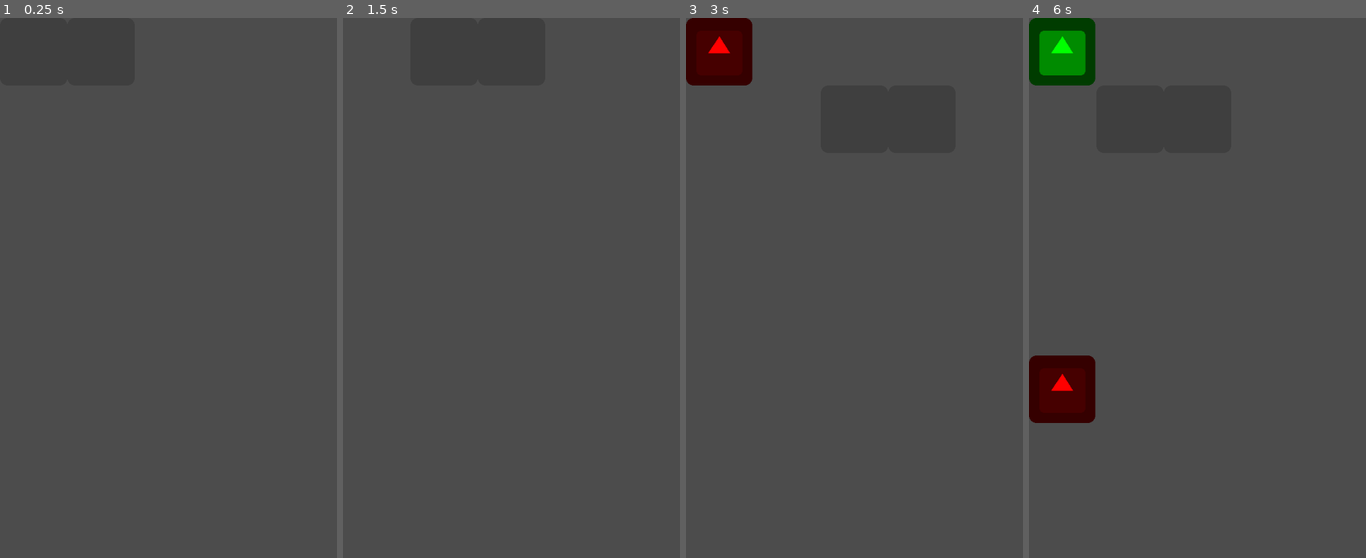
Above: before the commit, frames 1-4 (left to right).
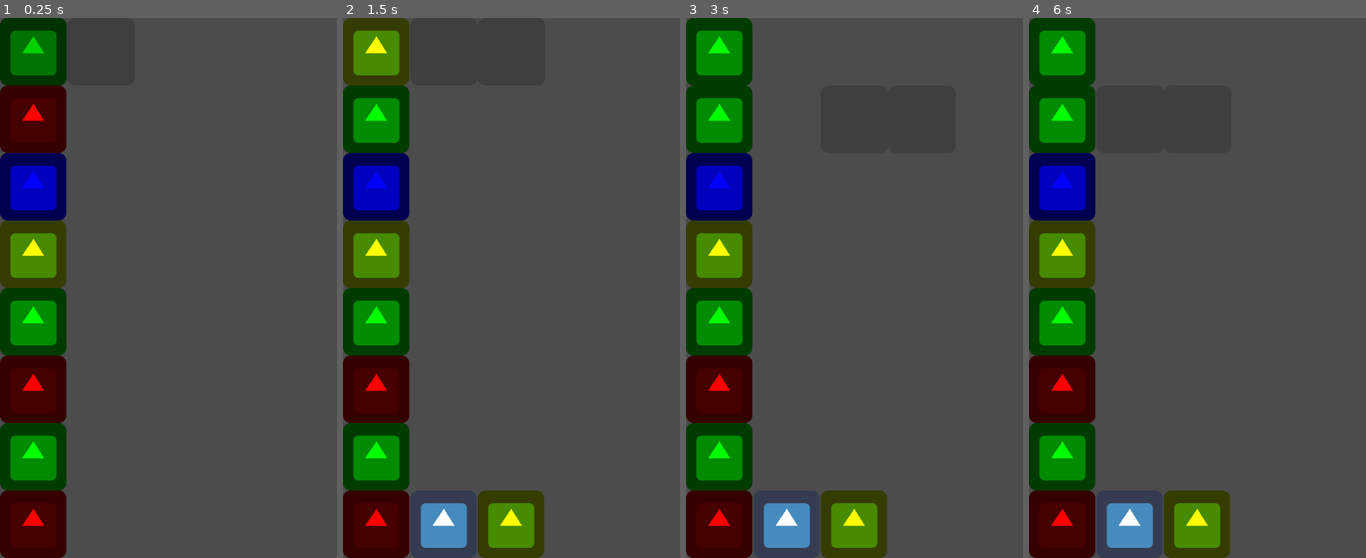
Above: after the commit, the same moments.

Repository: dalisaydavid/lineage-game-gwj24
Game: Godot game, scene res://Main.tscn
Same seed, same stepped clock (60 frames per second), same inputs: the game is played once before the commit and once after it. The engine's default icon, where the game draws it, is replaced by a stand-in: a white triangle on a blue panel in a dark square.
Inputs:
- Up to frame 1 (0.25 s): no input
- Up to frame 2 (1.5 s): hold Right (ui_right) 0.53-1.28 s; tap E (choose) at 0.6, 1.35 s; tap Enter at 1.25 s; hold Down (ui_down) from 1.28 s (still down)
- Up to frame 3 (3 s): tap Space at 2 s; release Down (ui_down) at 2.03 s; hold Right (ui_right) 2.03-2.78 s; tap E (choose) at 2.1, 2.85 s; tap Enter at 2.75 s; hold Up (ui_up) from 2.78 s (still down)
- Up to frame 4 (6 s): tap Space at 3.5, 5 s; release Up (ui_up) at 3.53 s; hold Left (ui_left) 3.53-5.03 s; tap E (choose) every 0.75 s from 3.6 to 5.85 s; tap Enter at 4.25 s; hold Down (ui_down) 5.03-5.78 s; hold Right (ui_right) from 5.78 s (still down)

The runs differ from the first frame. In frame 1, 20% of the frame differs, in the area x 0-20%, y 0-100%; in frame 2, 23%, in the area x 0-60%, y 0-100%; in frame 3, 23%; in frame 4, 18%.

Commit message:
Added different timers.

Diff:
--- a/Puzzle.tscn
+++ b/Puzzle.tscn
@@ -6,9 +6,13 @@
 script = ExtResource( 2 )
 
 [node name="TickTimer" type="Timer" parent="."]
+wait_time = 0.25
 
 [node name="DropTimer" type="Timer" parent="."]
 wait_time = 3.0
-autostart = true
+
+[node name="SpawnTimer" type="Timer" parent="."]
+wait_time = 3.0
 [connection signal="timeout" from="TickTimer" to="." method="_on_TickTimer_timeout"]
 [connection signal="timeout" from="DropTimer" to="." method="_on_DropTimer_timeout"]
+[connection signal="timeout" from="SpawnTimer" to="." method="_on_SpawnTimer_timeout"]
--- a/code/Puzzle.gd
+++ b/code/Puzzle.gd
@@ -1,7 +1,7 @@
 extends Node2D
 
 var width = 4
-var height = 5
+var height = 7
 var blocks = []
 var block_scene = load("res://Block.tscn")
 var block_chooser = null;
@@ -29,12 +29,16 @@
 #	add_block(3,2)
 #	add_block(4,2)
 
-	$TickTimer.start()
+	setup_puzzle()
 
 func setup_puzzle(number_of_blocks=20):
 	for i in range(number_of_blocks):
 		var random_block = add_random_block()
-		drop_block(random_block)
+		if can_block_move(random_block):
+			drop_block(random_block)
+
+	$TickTimer.start()
+	$SpawnTimer.start()
 
 func init(x, y):
 	width = x
@@ -71,9 +75,9 @@
 
 func add_block(x, y, color=Color.greenyellow):
 	# At position (0,0), block should be drawn at pixel (64,64)
-	if is_position_occupied(x, y):
-		print('position ', Vector2(x,y), ' is occupied. Cannot add block.')
-		return
+#	if is_position_occupied(x, y):
+#		print('position ', Vector2(x,y), ' is occupied. Cannot add block.')
+#		return
 
 	var block = block_scene.instance()
 
@@ -277,7 +281,11 @@
 	print('####             ####')
 
 func _on_TickTimer_timeout():
-
+	sort_blocks(blocks)
+
+	for block in blocks:
+		if can_block_move(block) and block.has_hit_bottom:
+			drop_block(block)
 
 	find_matches()
 
@@ -285,7 +293,14 @@
 	sort_blocks(blocks)
 
 	for block in blocks:
-		if can_block_move(block):
+		if can_block_move(block) and not block.has_hit_bottom:
 			drop_block(block)
 
+	$SpawnTimer.start()
+	$DropTimer.stop()
+
+
+func _on_SpawnTimer_timeout():
 	add_random_block()
+	$SpawnTimer.stop()
+	$DropTimer.start()
--- a/project.godot
+++ b/project.godot
@@ -26,9 +26,38 @@
 
 [input]
 
+ui_left={
+"deadzone": 0.5,
+"events": [ Object(InputEventKey,"resource_local_to_scene":false,"resource_name":"","device":0,"alt":false,"shift":false,"control":false,"meta":false,"command":false,"pressed":false,"scancode":16777231,"unicode":0,"echo":false,"script":null)
+, Object(InputEventJoypadButton,"resource_local_to_scene":false,"resource_name":"","device":0,"button_index":14,"pressure":0.0,"pressed":false,"script":null)
+, Object(InputEventKey,"resource_local_to_scene":false,"resource_name":"","device":0,"alt":false,"shift":false,"control":false,"meta":false,"command":false,"pressed":false,"scancode":65,"unicode":0,"echo":false,"script":null)
+ ]
+}
+ui_right={
+"deadzone": 0.5,
+"events": [ Object(InputEventKey,"resource_local_to_scene":false,"resource_name":"","device":0,"alt":false,"shift":false,"control":false,"meta":false,"command":false,"pressed":false,"scancode":16777233,"unicode":0,"echo":false,"script":null)
+, Object(InputEventJoypadButton,"resource_local_to_scene":false,"resource_name":"","device":0,"button_index":15,"pressure":0.0,"pressed":false,"script":null)
+, Object(InputEventKey,"resource_local_to_scene":false,"resource_name":"","device":0,"alt":false,"shift":false,"control":false,"meta":false,"command":false,"pressed":false,"scancode":68,"unicode":0,"echo":false,"script":null)
+ ]
+}
+ui_up={
+"deadzone": 0.5,
+"events": [ Object(InputEventKey,"resource_local_to_scene":false,"resource_name":"","device":0,"alt":false,"shift":false,"control":false,"meta":false,"command":false,"pressed":false,"scancode":16777232,"unicode":0,"echo":false,"script":null)
+, Object(InputEventJoypadButton,"resource_local_to_scene":false,"resource_name":"","device":0,"button_index":12,"pressure":0.0,"pressed":false,"script":null)
+, Object(InputEventKey,"resource_local_to_scene":false,"resource_name":"","device":0,"alt":false,"shift":false,"control":false,"meta":false,"command":false,"pressed":false,"scancode":87,"unicode":0,"echo":false,"script":null)
+ ]
+}
+ui_down={
+"deadzone": 0.5,
+"events": [ Object(InputEventKey,"resource_local_to_scene":false,"resource_name":"","device":0,"alt":false,"shift":false,"control":false,"meta":false,"command":false,"pressed":false,"scancode":16777234,"unicode":0,"echo":false,"script":null)
+, Object(InputEventJoypadButton,"resource_local_to_scene":false,"resource_name":"","device":0,"button_index":13,"pressure":0.0,"pressed":false,"script":null)
+, Object(InputEventKey,"resource_local_to_scene":false,"resource_name":"","device":0,"alt":false,"shift":false,"control":false,"meta":false,"command":false,"pressed":false,"scancode":83,"unicode":0,"echo":false,"script":null)
+ ]
+}
 choose={
 "deadzone": 0.5,
 "events": [ Object(InputEventKey,"resource_local_to_scene":false,"resource_name":"","device":0,"alt":false,"shift":false,"control":false,"meta":false,"command":false,"pressed":false,"scancode":69,"unicode":0,"echo":false,"script":null)
+, Object(InputEventKey,"resource_local_to_scene":false,"resource_name":"","device":0,"alt":false,"shift":false,"control":false,"meta":false,"command":false,"pressed":false,"scancode":16777221,"unicode":0,"echo":false,"script":null)
  ]
 }
 
Not shown: 3 places in BlockChooser.tscn that only renumber resources
